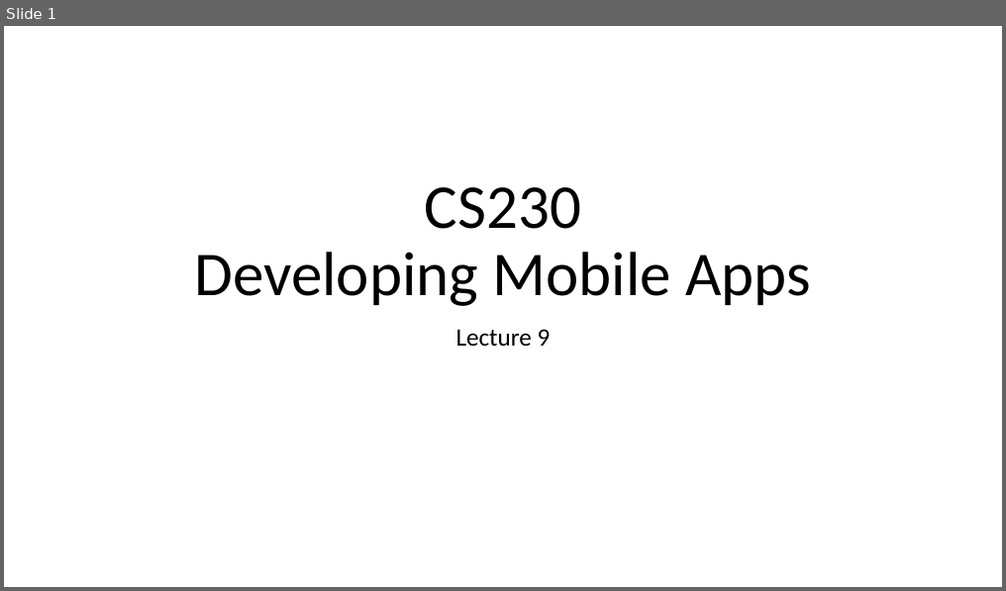
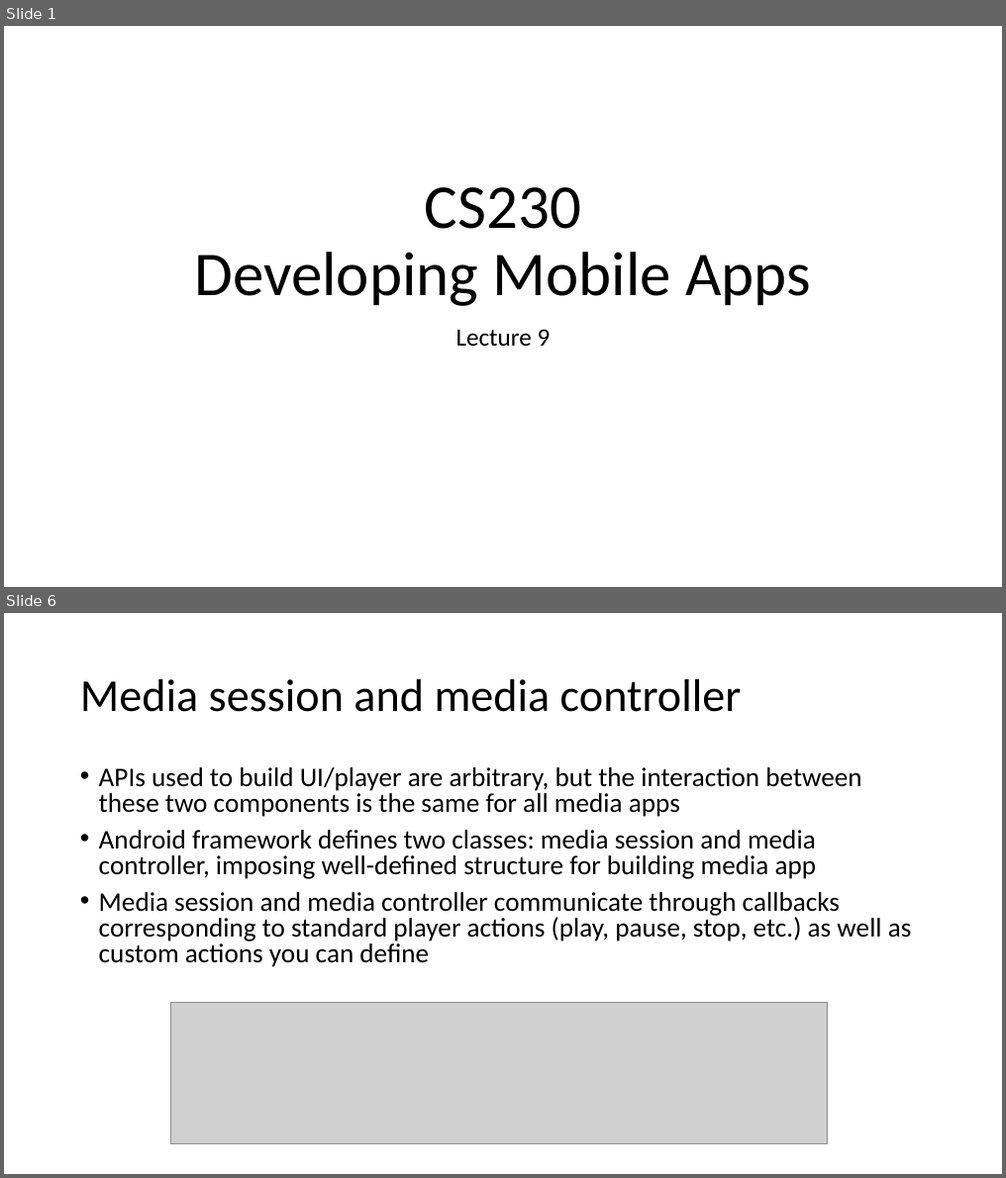
Before and after one commit to russellu/cs230, a slide deck: Lecture_09.pptx. Shown one above the other, each under a label of ours: slide 1 before the commit, slides 1 and 6 after it; the slides between them are not shown. The pictures are 1006x591 and 1006x1178 pixels, drawn with LibreOffice and Linux fonts; fonts in the diff are those of the drawing; grey boxes stand for pictures. Boxes give left, top, right and bottom in pixels: in the first picture for what was removed or moved away, otherwise in the second. Text is boxed around its words. In the diff, an @@ line names an element or a change of style, - is before the commit and + after.

```diff
--- a/Lecture_09.pptx
+++ b/Lecture_09.pptx
@@ slide 6 added at [4, 613, 1002, 1174], background #FFFFFF @@
@@ title added at [80, 679, 742, 712], 44 pt, text #000000 @@
+Media session and media controller
@@ text added at [99, 767, 912, 967], 25.9 pt, text #000000 @@
+• APIs used to build UI/player are arbitrary, but the interaction between these two components is the same for all media apps
+• Android framework defines two classes: media session and media controller, imposing well-defined structure for building media app
+• Media session and media controller communicate through callbacks corresponding to standard player actions (play, pause, stop, etc.) as well as custom actions you can define
@@ picture added at [170, 1002, 828, 1144] @@
```
Also in this commit, not shown: 7 other slides added, 1 slide removed, 5 other files.
